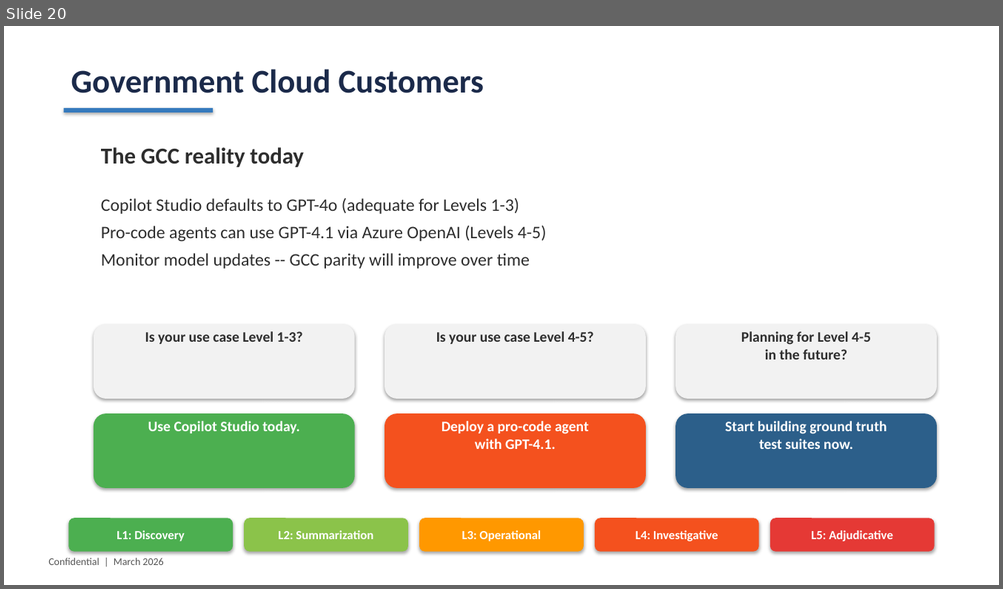
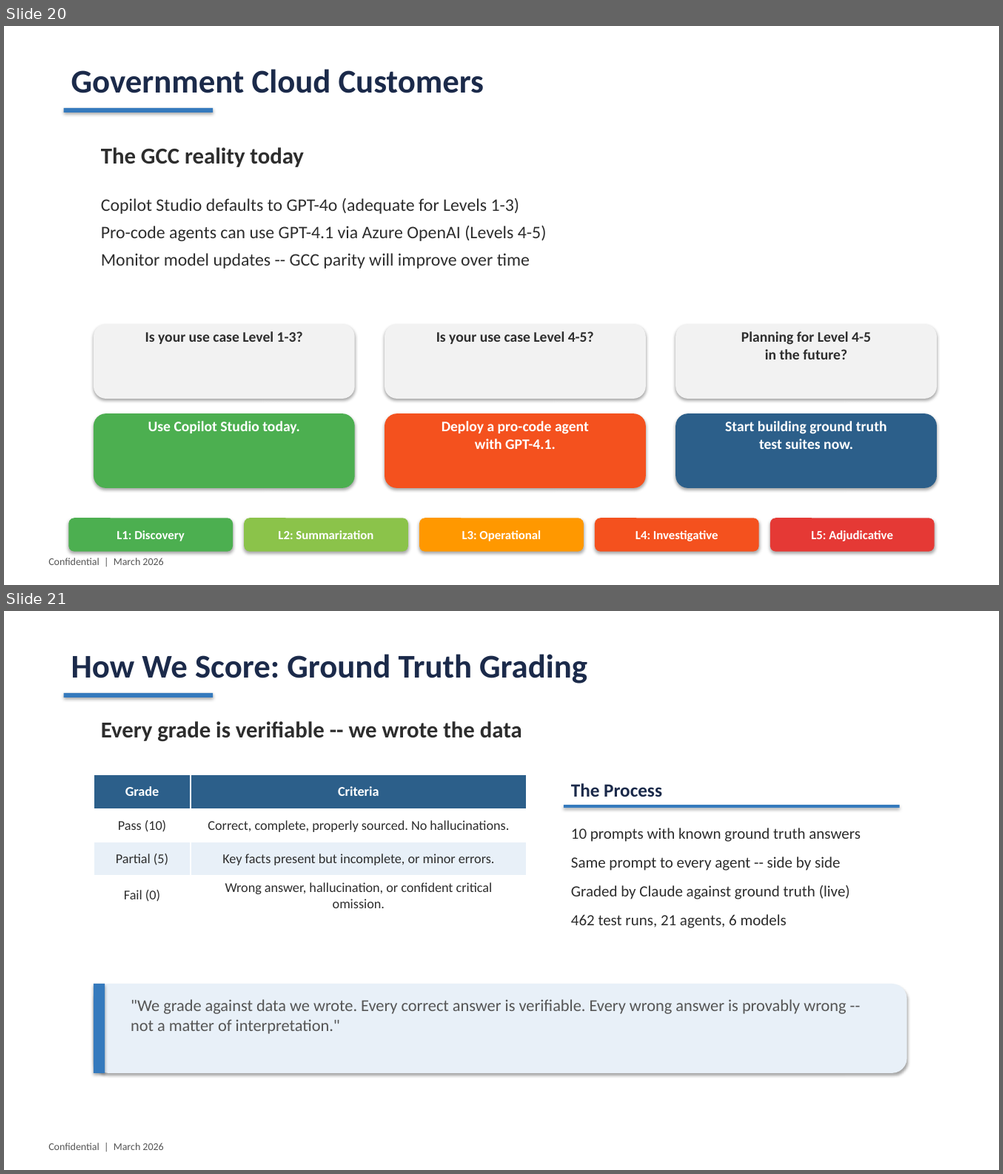
Before and after one commit to pogorman/dss-legal-case-agent, a slide deck: decks/agent-fidelity-spectrum.pptx. Shown one above the other, each under a label of ours: slide 20 before the commit, slides 20 and 21 after it. The pictures are 1003x589 and 1003x1174 pixels, drawn with LibreOffice and Linux fonts; fonts in the diff are those of the drawing. Boxes give left, top, right and bottom in pixels: in the first picture for what was removed or moved away, otherwise in the second. Text is boxed around its words. In the diff, an @@ line names an element or a change of style, - is before the commit and + after.

```diff
--- a/decks/agent-fidelity-spectrum.pptx
+++ b/decks/agent-fidelity-spectrum.pptx
@@ slide 21 added at (x1=4, y1=611, x2=999, y2=1170), background #FFFFFF @@
@@ text added at (x1=71, y1=654, x2=587, y2=684), 32 pt, text #1B2A4A, bold @@
+How We Score: Ground Truth Grading
@@ rectangle added at (x1=64, y1=693, x2=213, y2=698), fill #357ABD @@
@@ text added at (x1=101, y1=721, x2=522, y2=742), 22 pt, text #2D2D2D, bold @@
+Every grade is verifiable -- we wrote the data
@@ table added at (x1=94, y1=775, x2=526, y2=911), 4 rows, 2 columns @@
+Grade | Criteria
+Pass (10) | Correct, complete, properly sourced. No hallucinations.
+Partial (5) | Key facts present but incomplete, or minor errors.
+Fail (0) | Wrong answer, hallucination, or confident critical omission.
@@ text added at (x1=571, y1=783, x2=662, y2=797), 18 pt, text #1B2A4A, bold @@
+The Process
@@ rectangle added at (x1=563, y1=805, x2=899, y2=808), fill #357ABD @@
@@ text added at (x1=571, y1=857, x2=850, y2=928), 15 pt, text #2D2D2D @@
+10 prompts with known ground truth answers
+Same prompt to every agent -- side by side
+Graded by Claude against ground truth (live)
+462 test runs, 21 agents, 6 models
@@ rounded rectangle added at (x1=94, y1=984, x2=907, y2=1073), fill #E8F0F8 @@
@@ rectangle added at (x1=94, y1=984, x2=105, y2=1073), fill #357ABD @@
@@ text added at (x1=131, y1=999, x2=845, y2=1034), 16 pt, text #555555 @@
+"We grade against data we wrote. Every correct answer is verifiable. Every wrong answer is provably wrong -- not a matter of interpretation."
@@ text added at (x1=48, y1=1143, x2=163, y2=1150), 10 pt, text #555555 @@
+Confidential | March 2026
```
Also in this commit, not shown: 1 slide changed, 4 other files.
